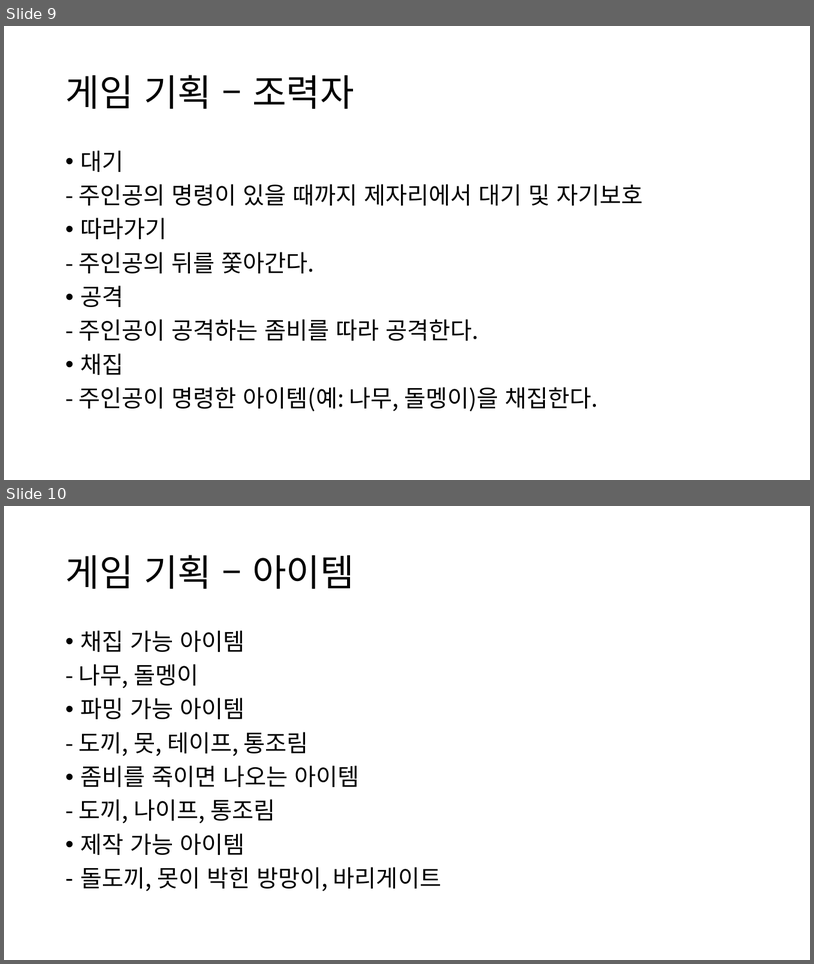
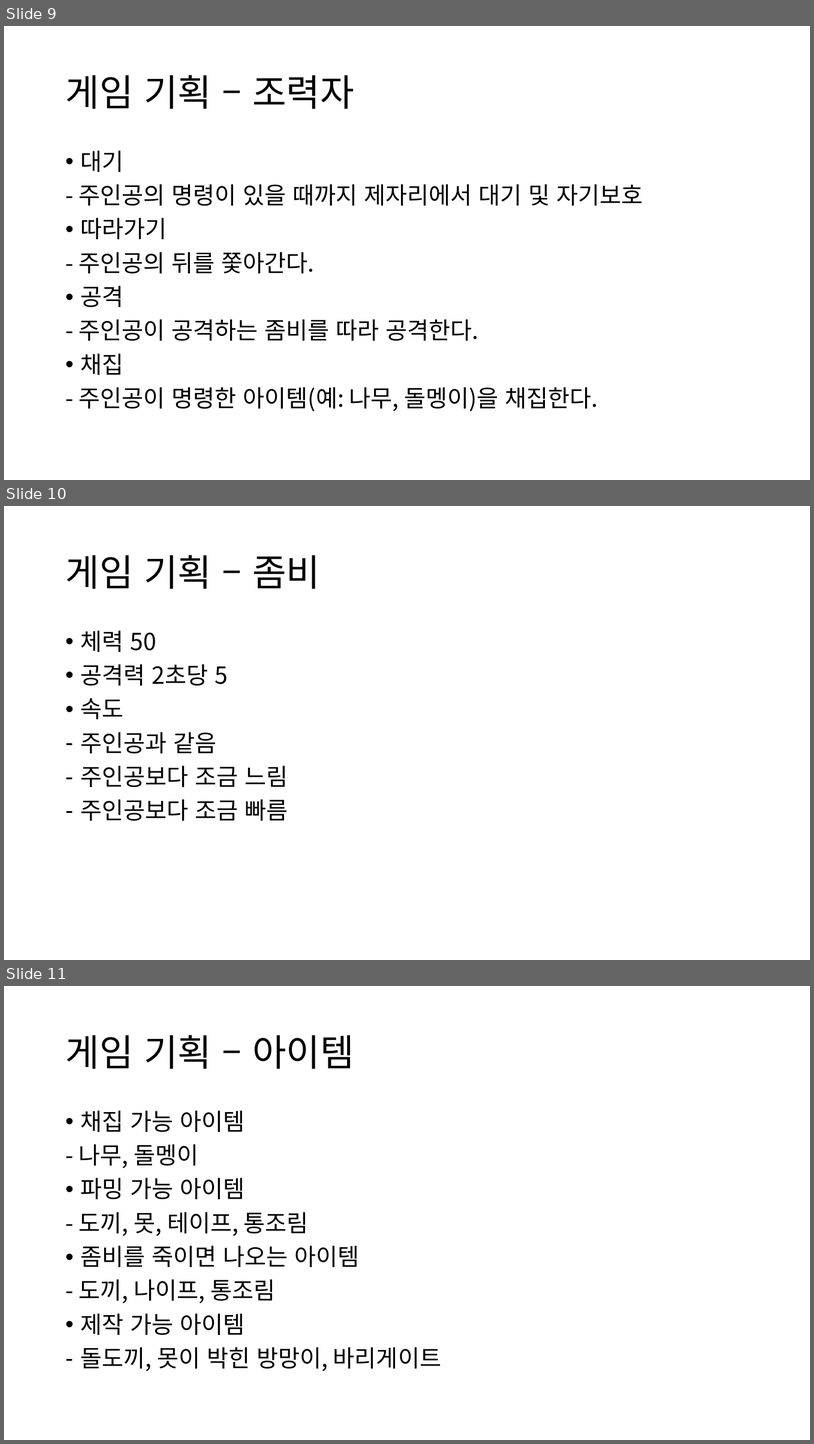
Before and after one commit to PlincessOfBp/Make2DGameWithAi, a slide deck: 이제 누가 좀비지_기획서.pptx. Shown one above the other, each under a label of ours: slides 9 and 10 before the commit, slides 9, 10 and 11 after it. The pictures are 814x964 and 814x1444 pixels, drawn with LibreOffice and Linux fonts; fonts in the diff are those of the drawing. Boxes give left, top, right and bottom in pixels: in the first picture for what was removed or moved away, otherwise in the second. Text is boxed around its words. In the diff, an @@ line names an element or a change of style, - is before the commit and + after.

Commit message:
기획서 수정

```diff
--- a/이제 누가 좀비지_기획서.pptx
+++ b/이제 누가 좀비지_기획서.pptx
@@ slide 10 added at bbox=[4, 506, 810, 960], background #FFFFFF @@
@@ title added at bbox=[65, 555, 320, 589], 44 pt, text #000000 @@
+게임 기획 – 좀비
@@ text added at bbox=[81, 630, 288, 820], 28 pt, text #000000 @@
+• 체력 50
+• 공격력 2초당 5
+• 속도
+– 주인공과 같음
+– 주인공보다 조금 느림
+– 주인공보다 조금 빠름
@@ what was slide 10 is now slide 11 @@
```
Also in this commit, not shown: 1 other file.
